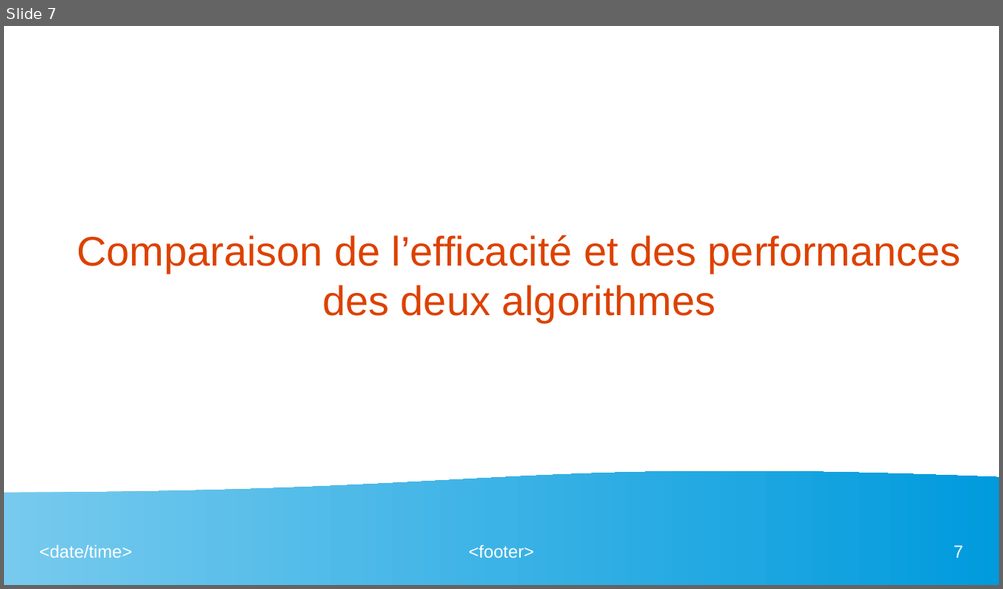
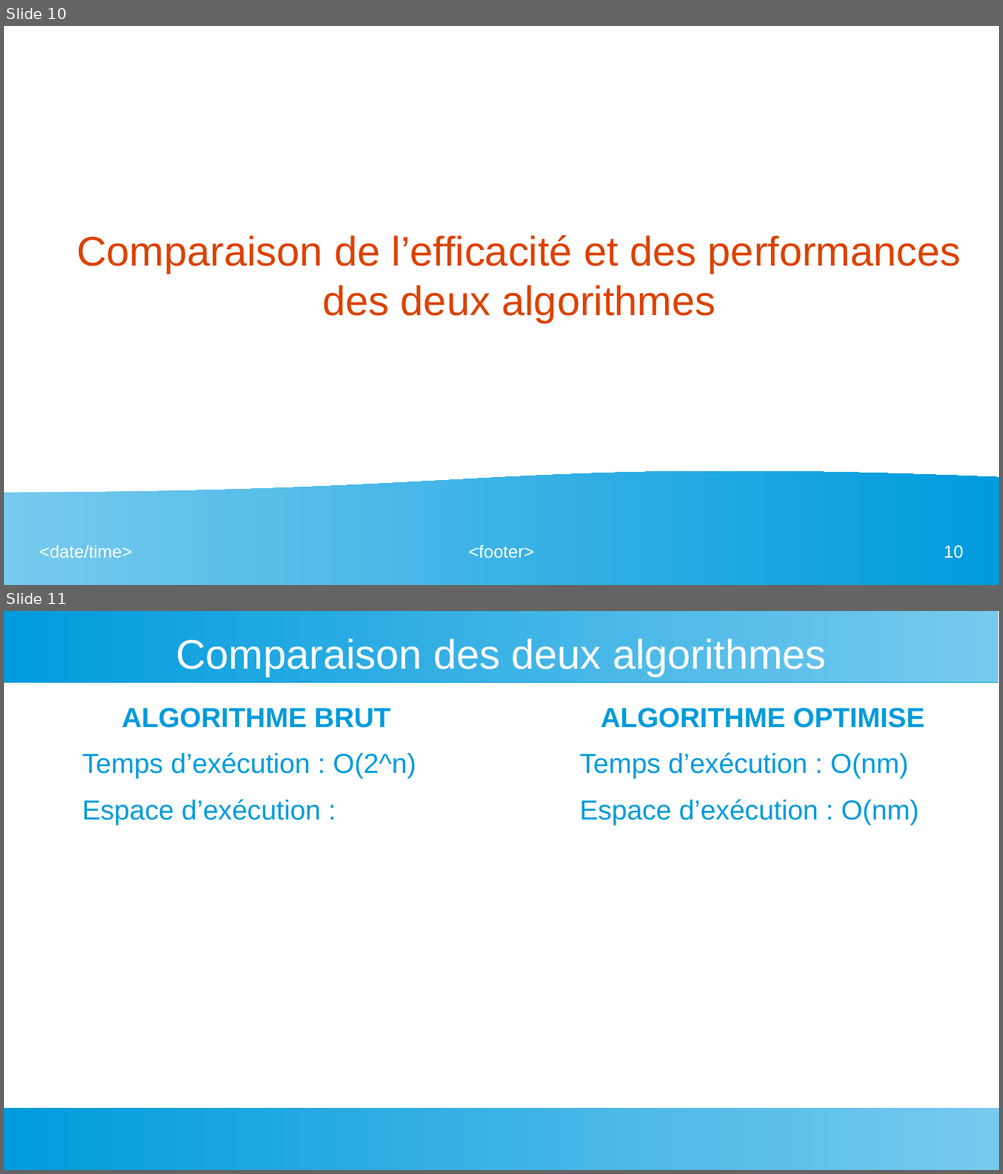
Before and after one commit to LucileGB/Knapsack-Algorithm-Practice, a slide deck: Présentation.odp. Shown one above the other, each under a label of ours: slide 7 before the commit, slides 10 and 11 after it. The pictures are 1003x589 and 1003x1174 pixels, drawn with LibreOffice and Linux fonts; fonts in the diff are those of the drawing. Boxes give left, top, right and bottom in pixels: in the first picture for what was removed or moved away, otherwise in the second. Text is boxed around its words. In the diff, an @@ line names an element or a change of style, - is before the commit and + after.

```diff
--- a/Présentation.odp
+++ b/Présentation.odp
@@ slide 11 added at [4,611,999,1170], background #FFFFFF @@
@@ rectangle added at [4,611,999,682], fill gradient #77CAEE to #75C9EE to #73C9ED to #71C8ED to #6FC7ED to #6EC6ED @@
@@ title added at [176,638,826,676], 33 pt, text #FFFFFF @@
+Comparaison des deux algorithmes
@@ text added at [82,708,415,826], 22 pt, text #009BDD @@
+ALGORITHME BRUT
+Temps d’exécution : O(2^n)
+Espace d’exécution :
@@ text added at [580,708,925,826], 22 pt, text #009BDD @@
+ALGORITHME OPTIMISE
+Temps d’exécution : O(nm)
+Espace d’exécution : O(nm)
@@ rectangle added at [4,1108,999,1170], fill gradient #77CAEE to #75C9EE to #73C9ED to #71C8ED to #6FC7ED to #6EC6ED @@
@@ what was slide 7 is now slide 10 @@
@@ page number at [943,545,962,559]: text changed @@
-7
+10
```
Also in this commit, not shown: 1 slide changed, 3 other slides added, 1 slide removed.
